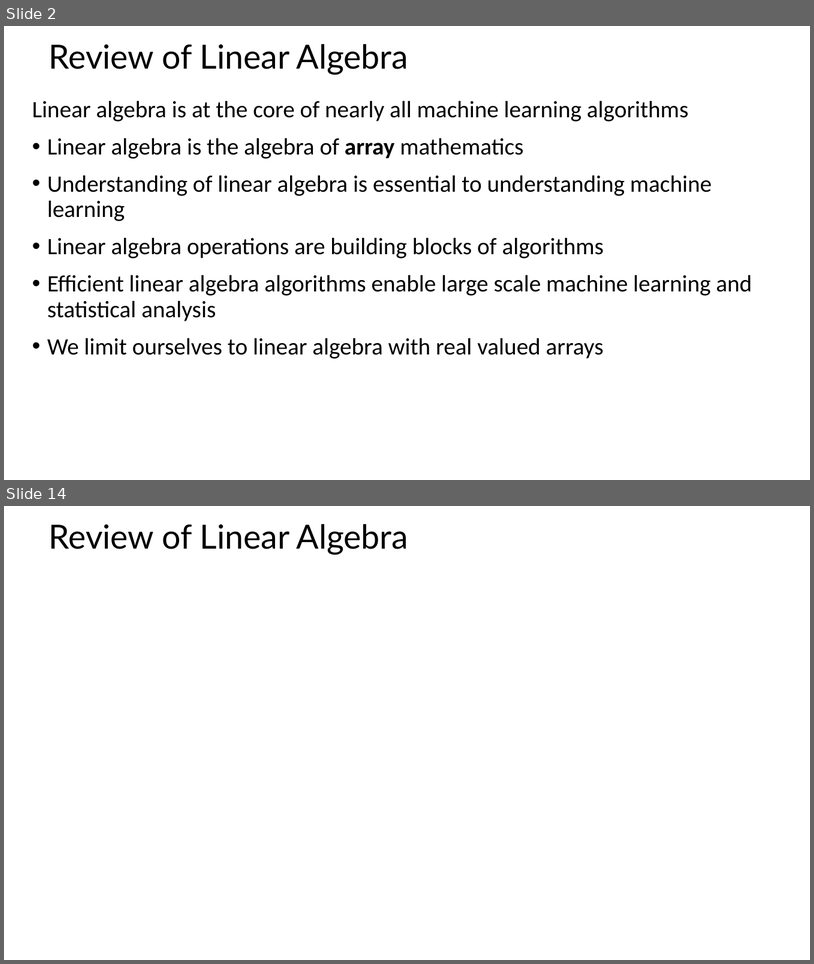
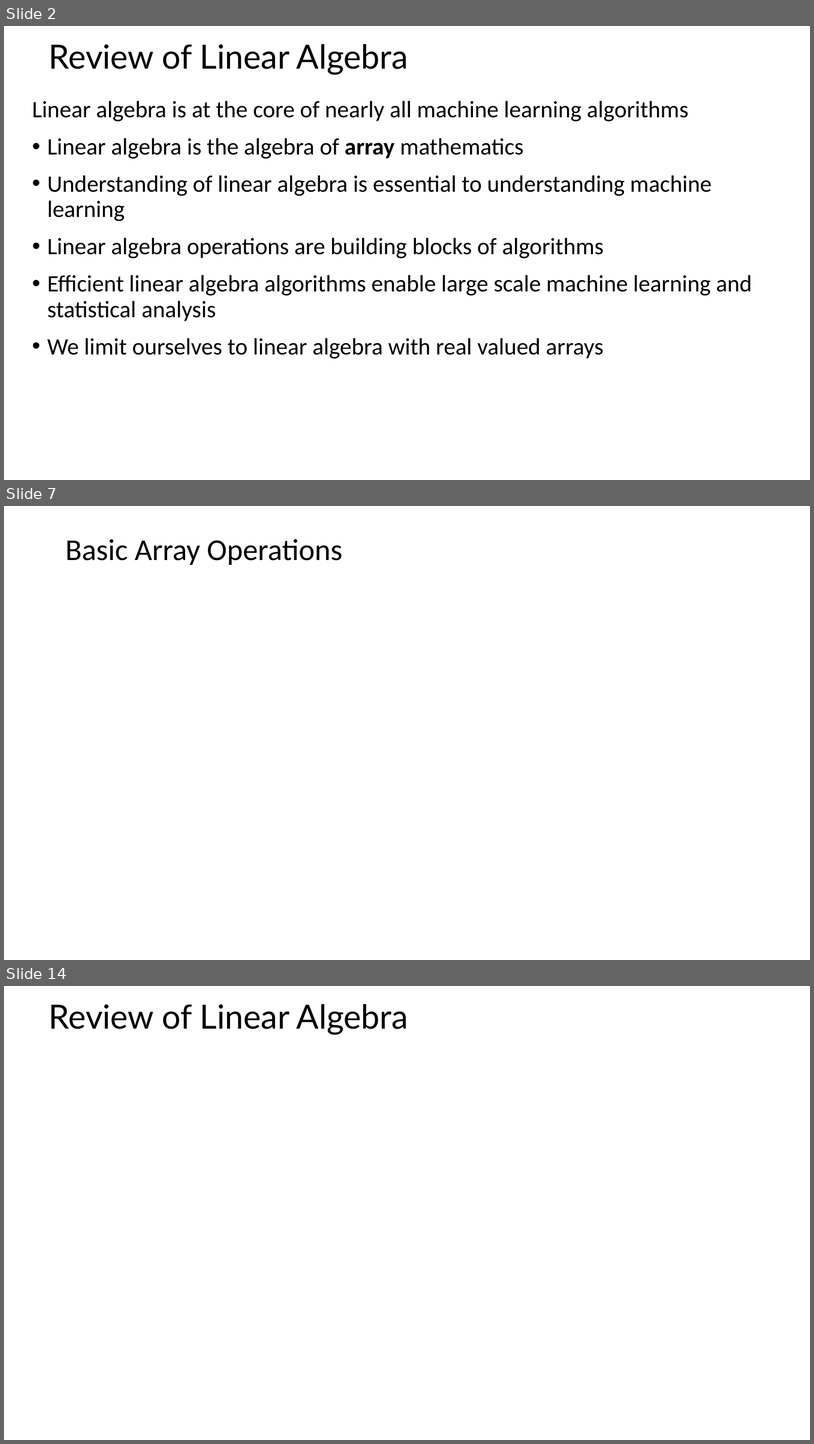
Before and after one commit to StephenElston/CSCI-E25, a slide deck: SuplementaryMaterial/ReviewOfLinearAlgebra.pptx. Shown one above the other, each under a label of ours: slides 2 and 14 before the commit, slides 2, 7 and 14 after it; the slides between them are not shown. The pictures are 814x964 and 814x1444 pixels, drawn with LibreOffice and Linux fonts; fonts in the diff are those of the drawing; grey boxes stand for pictures. Boxes give left, top, right and bottom in pixels: in the first picture for what was removed or moved away, otherwise in the second. Text is boxed around its words. In the diff, an @@ line names an element or a change of style, - is before the commit and + after.

```diff
--- a/SuplementaryMaterial/ReviewOfLinearAlgebra.pptx
+++ b/SuplementaryMaterial/ReviewOfLinearAlgebra.pptx
@@ slide 7 added at (x1=4, y1=506, x2=810, y2=960), background #FFFFFF @@
@@ title added at (x1=65, y1=539, x2=342, y2=565), 36 pt, text #000000 @@
+Basic Array Operations
```
Also in this commit, not shown: 13 slides changed, 3 other slides added, 5 slides removed.
